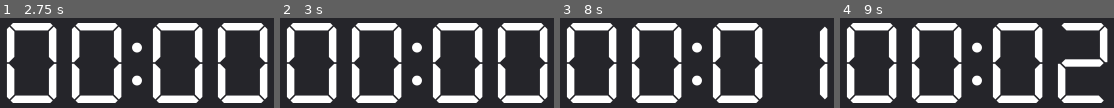
Above: before the commit, frames 1-4 (left to right).
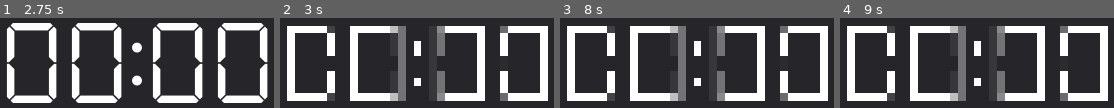
Above: after the commit, the same moments.

Repository: duckinator/godot-timer
Game: Godot game, scene res://Timer.tscn
Same seed, same stepped clock (60 frames per second), same inputs: the game is played once before the commit and once after it.
Inputs (mouse positions are in pixels of both pictures, inside the frame that each line leads up to):
- Up to frame 1 (2.75 s): tap Enter (ui_accept) at 0.5, 0.77, 1.25, 2 s; move the mouse to (197, 58) at 0.52 s; click (197, 58) at 0.67 s; drag from (82, 67) to (123, 81) at 1.27 s; move the mouse to (164, 43) at 2.02 s; click (164, 43) at 2.17 s
- Up to frame 2 (3 s): tap Enter (ui_accept) at 2.75 s; drag from (403, 81) to (334, 49) at 2.77 s
- Up to frame 3 (8 s): tap Enter (ui_accept) at 3.5, 3.77, 4.25, 6.77 s; move the mouse to (779, 76) at 3.52 s; click (779, 76) at 3.67 s; drag from (614, 49) to (655, 40) at 4.27 s; move the mouse to (710, 63) at 5.02 s; click (710, 63) at 5.17 s; drag from (655, 40) to (642, 67) at 5.77 s; move the mouse to (757, 58) at 6.52 s; click (757, 58) at 6.67 s; drag from (642, 67) to (683, 81) at 7.27 s
- Up to frame 4 (9 s): move the mouse to (1004, 43) at 8.02 s; click (1004, 43) at 8.17 s; drag from (963, 81) to (894, 49) at 8.77 s

Frame 1 is identical in both runs. In frame 2, 21% of the frame differs, in the area x 2-98%, y 5-95%; in frame 3, 21%; in frame 4, 23%.

Commit message:
Add the ability to click+drag the window.

Diff:
--- a/src/Label.gd
+++ b/src/Label.gd
@@ -11,6 +11,16 @@
 	timer.wait_time = 1
 	timer.one_shot = false
 	timer.connect("timeout", self, "timeout_handler")
+
+# Allow to click+drag the window.
+func _input(event):
+	if not Input.is_mouse_button_pressed(BUTTON_LEFT) or Input.is_mouse_button_pressed(BUTTON_RIGHT):
+		return
+
+	if not event is InputEventMouseMotion:
+		return
+
+	OS.window_position += event.position - (OS.window_size / 2)
 
 func _process(delta):
 	if not running and Input.is_action_just_pressed("ui_cancel"):
